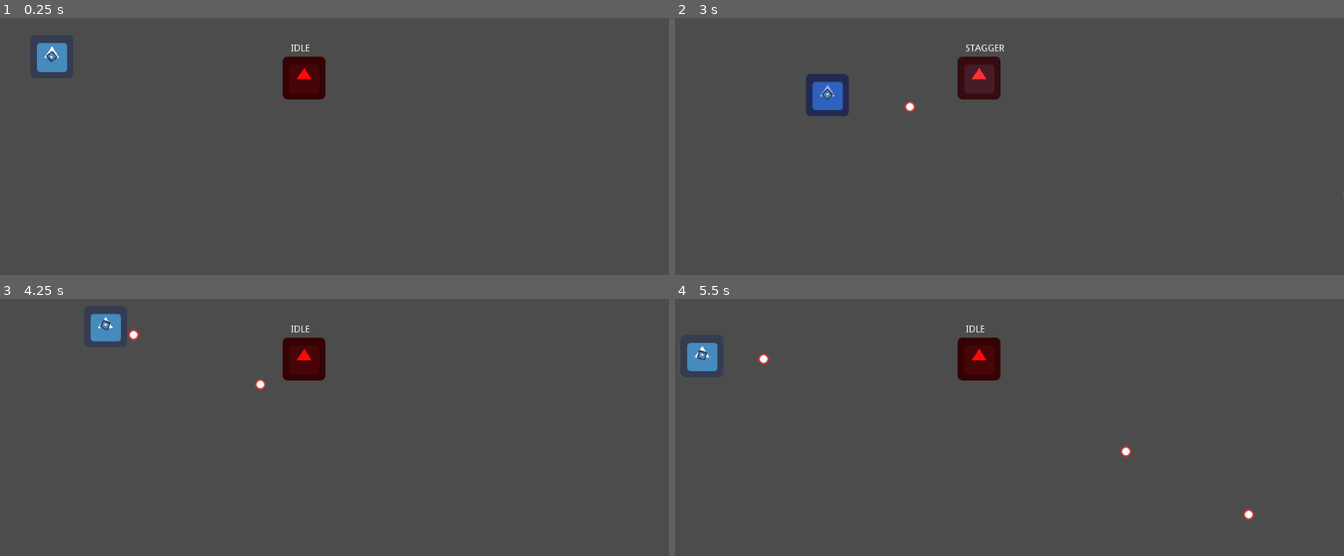
Above: before the commit, frames 1-4 (two rows, left to right).
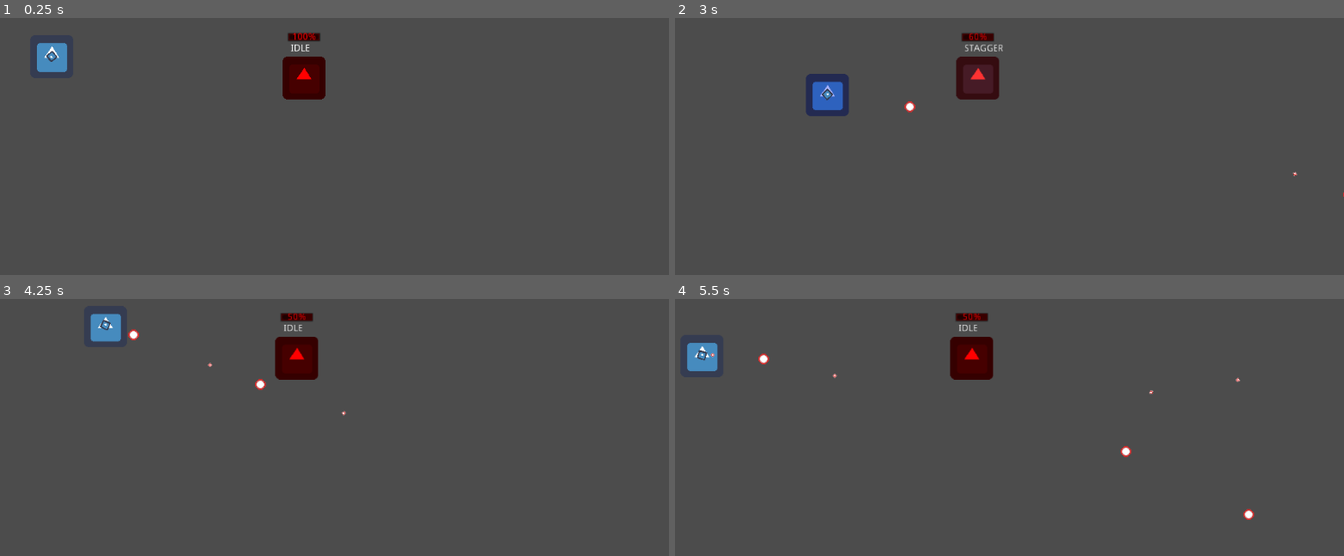
Above: after the commit, the same moments.

Repository: fralcalde/Game
Game: Godot game, scene res://Scenes/Test.tscn
Same seed, same stepped clock (60 frames per second), same inputs: the game is played once before the commit and once after it. The project has no main scene, so this scene is started directly. The engine's default icon, where the game draws it, is replaced by a stand-in: a white triangle on a blue panel in a dark square.
Inputs (mouse positions are in pixels of both pictures, inside the frame that each line leads up to):
- Up to frame 1 (0.25 s): no input
- Up to frame 2 (3 s): tap Enter at 0.5 s; move the mouse to (1149, 151) at 0.52 s; press the mouse at (1149, 151) at 0.53 s; hold D (right) 0.53-1.28 s; move the mouse to (862, 192) at 1.27 s; release the mouse at (862, 192) at 1.28 s; hold S (down) 1.28-2.03 s; tap Space (dash) at 1.35, 2.85 s; move the mouse to (1069, 82) at 2.02 s; press the mouse at (1069, 82) at 2.03 s; hold D (right) 2.03-2.78 s; move the mouse to (969, 251) at 2.77 s; release the mouse at (969, 251) at 2.78 s; hold W (up) from 2.78 s (still down)
- Up to frame 3 (4.25 s): move the mouse to (528, 512) at 3.52 s; release W (up) at 3.53 s; press the mouse at (528, 512) at 3.53 s; hold A (left) from 3.53 s (still down)
- Up to frame 4 (5.5 s): move the mouse to (795, 391) at 4.27 s; release the mouse at (795, 391) at 4.28 s; tap Space (dash) at 4.35 s; move the mouse to (1036, 453) at 5.02 s; release A (left) at 5.03 s; press the mouse at (1036, 453) at 5.03 s; hold S (down) from 5.03 s (still down)

The runs differ from the first frame. In frame 1, 0.2% of the frame differs, in the area x 43-48%, y 5-10%; in frame 2, 0.4%; in frame 3, 0.8%; in frame 4, 0.8%, in the area x 5-85%, y 5-38%.

Commit message:
I don't remember. It's fine.

Diff:
--- a/Scenes/NPC/Zombie/Zombie.gd
+++ b/Scenes/NPC/Zombie/Zombie.gd
@@ -17,24 +17,44 @@
 func _physics_process(delta):
 	var current_state = state_machine.get_current_node()
 
-	if current_state == "CHASE":
-		velocity = position.direction_to(enemy.position) * speed
-		velocity = move_and_slide(velocity)
+	if current_state != "DIE":
+		if enemy and current_state == "IDLE":
+			state_machine.travel("CHASE")
+
+		if current_state == "CHASE":
+			if enemy:
+				velocity = position.direction_to(enemy.position) * speed
+				velocity = move_and_slide(velocity)
+			else:
+				state_machine.travel("IDLE")
 
 
 func _on_DetectionArea_body_entered(body):
 	if body is Player:
-		enemy = body
-		state_machine.travel("CHASE")
+		call_deferred("set_enemy", body)
 
 
 func _on_DetectionArea_body_exited(body):
 	if body == enemy:
-		state_machine.travel("IDLE")
+		call_deferred("set_enemy", null)
 
 
-func damage() -> void:
-	var current_state = state_machine.get_current_node()
+func set_enemy(body : Node2D) -> void:
+	enemy = body
 
-	if current_state != "ATTACK":
-		state_machine.travel("STAGGER")
+
+func damage(_projectile) -> void:
+	health -= _projectile._damage
+	$ProgressBar.value = health
+
+	if health <= 0:
+		die()
+	else:
+		var current_state = state_machine.get_current_node()
+
+		if current_state != "ATTACK":
+			state_machine.travel("STAGGER")
+
+
+func die() -> void:
+	state_machine.travel("DIE")
--- a/Scenes/NPC/Zombie/Zombie.tscn
+++ b/Scenes/NPC/Zombie/Zombie.tscn
@@ -88,6 +88,18 @@
 "update": 1,
 "values": [ "IDLE" ]
 }
+tracks/1/type = "value"
+tracks/1/path = NodePath("Sprite:modulate")
+tracks/1/interp = 1
+tracks/1/loop_wrap = true
+tracks/1/imported = false
+tracks/1/enabled = true
+tracks/1/keys = {
+"times": PoolRealArray( 0 ),
+"transitions": PoolRealArray( 1 ),
+"update": 0,
+"values": [ Color( 1, 0, 0, 1 ) ]
+}
 
 [sub_resource type="Animation" id=5]
 resource_name = "STAGGER"
@@ -128,11 +140,9 @@
 [sub_resource type="AnimationNodeAnimation" id=9]
 animation = "IDLE"
 
-[sub_resource type="AnimationNodeAnimation" id=20]
+[sub_resource type="AnimationNodeAnimation" id=10]
 animation = "STAGGER"
 
-[sub_resource type="AnimationNodeStateMachineTransition" id=10]
-
 [sub_resource type="AnimationNodeStateMachineTransition" id=11]
 
 [sub_resource type="AnimationNodeStateMachineTransition" id=12]
@@ -142,18 +152,21 @@
 [sub_resource type="AnimationNodeStateMachineTransition" id=14]
 
 [sub_resource type="AnimationNodeStateMachineTransition" id=15]
+
+[sub_resource type="AnimationNodeStateMachineTransition" id=16]
 switch_mode = 2
 auto_advance = true
 
-[sub_resource type="AnimationNodeStateMachineTransition" id=21]
-
-[sub_resource type="AnimationNodeStateMachineTransition" id=22]
-
-[sub_resource type="AnimationNodeStateMachineTransition" id=23]
+[sub_resource type="AnimationNodeStateMachineTransition" id=17]
+
+[sub_resource type="AnimationNodeStateMachineTransition" id=18]
+
+[sub_resource type="AnimationNodeStateMachineTransition" id=19]
 switch_mode = 2
 auto_advance = true
-
-[sub_resource type="AnimationNodeStateMachine" id=16]
+advance_condition = "enemy == null"
+
+[sub_resource type="AnimationNodeStateMachine" id=20]
 states/ATTACK/node = SubResource( 6 )
 states/ATTACK/position = Vector2( 461, 104 )
 states/CHASE/node = SubResource( 7 )
@@ -162,19 +175,19 @@
 states/DIE/position = Vector2( 461, -23 )
 states/IDLE/node = SubResource( 9 )
 states/IDLE/position = Vector2( 237, -23 )
-states/STAGGER/node = SubResource( 20 )
-states/STAGGER/position = Vector2( 43, -23 )
-transitions = [ "IDLE", "CHASE", SubResource( 10 ), "CHASE", "IDLE", SubResource( 11 ), "IDLE", "DIE", SubResource( 12 ), "CHASE", "DIE", SubResource( 13 ), "CHASE", "ATTACK", SubResource( 14 ), "ATTACK", "IDLE", SubResource( 15 ), "IDLE", "STAGGER", SubResource( 21 ), "CHASE", "STAGGER", SubResource( 22 ), "STAGGER", "IDLE", SubResource( 23 ) ]
+states/STAGGER/node = SubResource( 10 )
+states/STAGGER/position = Vector2( 35, -23 )
+transitions = [ "IDLE", "CHASE", SubResource( 11 ), "CHASE", "IDLE", SubResource( 12 ), "IDLE", "DIE", SubResource( 13 ), "CHASE", "DIE", SubResource( 14 ), "CHASE", "ATTACK", SubResource( 15 ), "ATTACK", "IDLE", SubResource( 16 ), "IDLE", "STAGGER", SubResource( 17 ), "CHASE", "STAGGER", SubResource( 18 ), "STAGGER", "IDLE", SubResource( 19 ) ]
 start_node = "IDLE"
 end_node = "DIE"
-graph_offset = Vector2( -98, -143 )
-
-[sub_resource type="AnimationNodeStateMachinePlayback" id=17]
-
-[sub_resource type="CircleShape2D" id=18]
+graph_offset = Vector2( -90, -97 )
+
+[sub_resource type="AnimationNodeStateMachinePlayback" id=21]
+
+[sub_resource type="CircleShape2D" id=22]
 radius = 30.7746
 
-[sub_resource type="CircleShape2D" id=19]
+[sub_resource type="CircleShape2D" id=23]
 radius = 250.11
 
 [node name="Zombie" type="KinematicBody2D"]
@@ -182,7 +195,7 @@
 script = ExtResource( 2 )
 
 [node name="Sprite" type="Sprite" parent="."]
-modulate = Color( 1, 0.0392157, 0.0392157, 1 )
+modulate = Color( 1, 0, 0, 1 )
 texture = ExtResource( 1 )
 
 [node name="AnimationPlayer" type="AnimationPlayer" parent="."]
@@ -193,10 +206,11 @@
 anims/STAGGER = SubResource( 5 )
 
 [node name="StateMachine" type="AnimationTree" parent="."]
-tree_root = SubResource( 16 )
+tree_root = SubResource( 20 )
 anim_player = NodePath("../AnimationPlayer")
 active = true
-parameters/playback = SubResource( 17 )
+parameters/playback = SubResource( 21 )
+"parameters/conditions/enemy == null" = false
 
 [node name="State" type="Label" parent="."]
 margin_left = -20.1815
@@ -209,12 +223,25 @@
 }
 
 [node name="CollisionShape2D" type="CollisionShape2D" parent="."]
-shape = SubResource( 18 )
+shape = SubResource( 22 )
 
 [node name="DetectionArea" type="Area2D" parent="."]
 
 [node name="CollisionShape2D" type="CollisionShape2D" parent="DetectionArea"]
-shape = SubResource( 19 )
+shape = SubResource( 23 )
+
+[node name="ProgressBar" type="ProgressBar" parent="."]
+modulate = Color( 1, 0, 0, 1 )
+margin_left = -24.6942
+margin_top = -68.4702
+margin_right = 25.3058
+margin_bottom = -54.4702
+step = 1.0
+value = 100.0
+rounded = true
+__meta__ = {
+"_edit_use_anchors_": false
+}
 
 [connection signal="body_entered" from="DetectionArea" to="." method="_on_DetectionArea_body_entered"]
 [connection signal="body_exited" from="DetectionArea" to="." method="_on_DetectionArea_body_exited"]
--- a/Scenes/Player/Player.tscn
+++ b/Scenes/Player/Player.tscn
@@ -1,10 +1,11 @@
-[gd_scene load_steps=24 format=2]
+[gd_scene load_steps=25 format=2]
 
 [ext_resource path="res://icon.png" type="Texture" id=1]
 [ext_resource path="res://Scenes/Player/Player.gd" type="Script" id=2]
 [ext_resource path="res://Scenes/Weapon/Weapon.tscn" type="PackedScene" id=3]
 [ext_resource path="res://Scenes/WeaponItem/WI_Projectiles/WI_SmallBullet.tscn" type="PackedScene" id=4]
 [ext_resource path="res://Scenes/WeaponItem/WI_Projectiles/WI_BigBullet.tscn" type="PackedScene" id=5]
+[ext_resource path="res://Sprites/SmallBullet/SmallBullet.png" type="Texture" id=6]
 
 [sub_resource type="AnimationNodeAnimation" id=1]
 animation = "DASH"
@@ -194,5 +195,6 @@
 init_reload_time = 0.2
 
 [node name="WI_SmallBullet" parent="Weapon" instance=ExtResource( 4 )]
+_texture = ExtResource( 6 )
 
 [node name="WI_BigProjectile" parent="Weapon" instance=ExtResource( 5 )]
--- a/Scenes/Projectile/Projectile.gd
+++ b/Scenes/Projectile/Projectile.gd
@@ -5,6 +5,7 @@
 var _speed : int = 100
 var _life_time : float = 1.0 # Seconds
 var _texture : Texture
+var _damage : int = 10
 #var max_bounce_angle : float = 10.0 # Degrees
 
 onready var _sprite_node = $Sprite
@@ -40,5 +41,5 @@
 
 func _on_DamageArea_body_entered(body):
 	if not body in get_collision_exceptions() and body.has_method("damage"):
-		body.damage()
+		body.damage(self)
 		queue_free()
--- a/Scenes/Projectile/ProjectileR.gd
+++ b/Scenes/Projectile/ProjectileR.gd
@@ -1,9 +1,10 @@
 extends RigidBody2D
 class_name ProjectileR
 
-var _force : Vector2
-var _life_time : float = 1.0 # Seconds
-var _texture : Texture
+export var _force : Vector2
+export var _life_time : float = 1.0 # Seconds
+export var _texture : Texture
+var _damage : int = 10
 #var max_bounce_angle : float = 10.0 # Degrees
 
 onready var _sprite_node = $Sprite
@@ -39,5 +40,5 @@
 
 func _on_ProjectileR_body_entered(body):
 	if not body in get_collision_exceptions() and body.has_method("damage"):
-		body.damage()
+		body.damage(self)
 		queue_free()
--- a/Scenes/Projectile/ProjectileR.tscn
+++ b/Scenes/Projectile/ProjectileR.tscn
@@ -1,15 +1,19 @@
-[gd_scene load_steps=4 format=2]
+[gd_scene load_steps=5 format=2]
 
 [ext_resource path="res://Scenes/Projectile/ProjectileR.gd" type="Script" id=1]
 
-[sub_resource type="CircleShape2D" id=1]
+[sub_resource type="PhysicsMaterial" id=1]
+bounce = 0.2
 
 [sub_resource type="CircleShape2D" id=2]
+
+[sub_resource type="CircleShape2D" id=3]
 radius = 12.0
 
 [node name="ProjectileR" type="RigidBody2D"]
 collision_layer = 8
 collision_mask = 15
+physics_material_override = SubResource( 1 )
 gravity_scale = 0.0
 contacts_reported = 1
 contact_monitor = true
--- /dev/null
+++ b/Scenes/ProjectileTest.tscn
@@ -0,0 +1,25 @@
+[gd_scene load_steps=5 format=2]
+
+[ext_resource path="res://Scenes/Projectile/ProjectileR.tscn" type="PackedScene" id=1]
+[ext_resource path="res://Sprites/SmallBullet/SmallBullet.png" type="Texture" id=2]
+
+[sub_resource type="Shader" id=1]
+
+[sub_resource type="ShaderMaterial" id=2]
+shader = SubResource( 1 )
+
+[node name="World" type="Node2D"]
+
+[node name="ProjectileR" parent="." instance=ExtResource( 1 )]
+material = SubResource( 2 )
+position = Vector2( 24, 64 )
+gravity_scale = 1.0
+_force = Vector2( 500, 0 )
+_life_time = 4.0
+_texture = ExtResource( 2 )
+
+[node name="Particles2D" type="Particles2D" parent="ProjectileR"]
+lifetime = 2.0
+explosiveness = 0.2
+randomness = 0.3
+local_coords = false
Not shown: 1 places in Scenes/Projectile/ProjectileR.tscn that only renumber resources
Binary file added: Sprites/Player/PlagueGuy.png
Not shown, added: Sprites/Player/PlagueGuy.png.import
